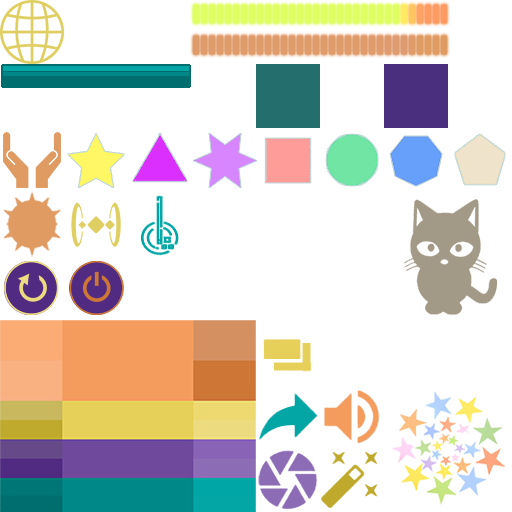
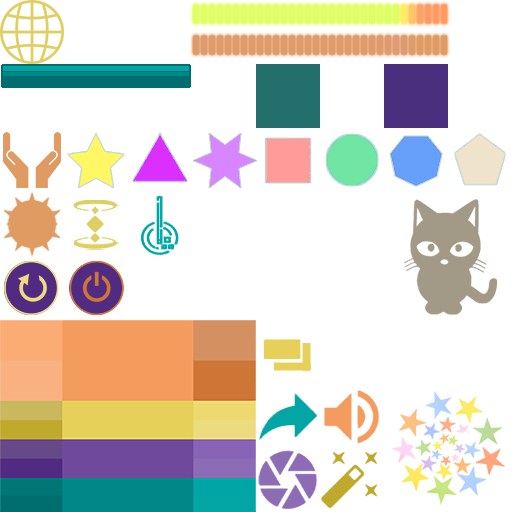
Layers edited between the first and the second w=512, h=512 image:
painted on "Телепорт" over [71,200,121,250]
